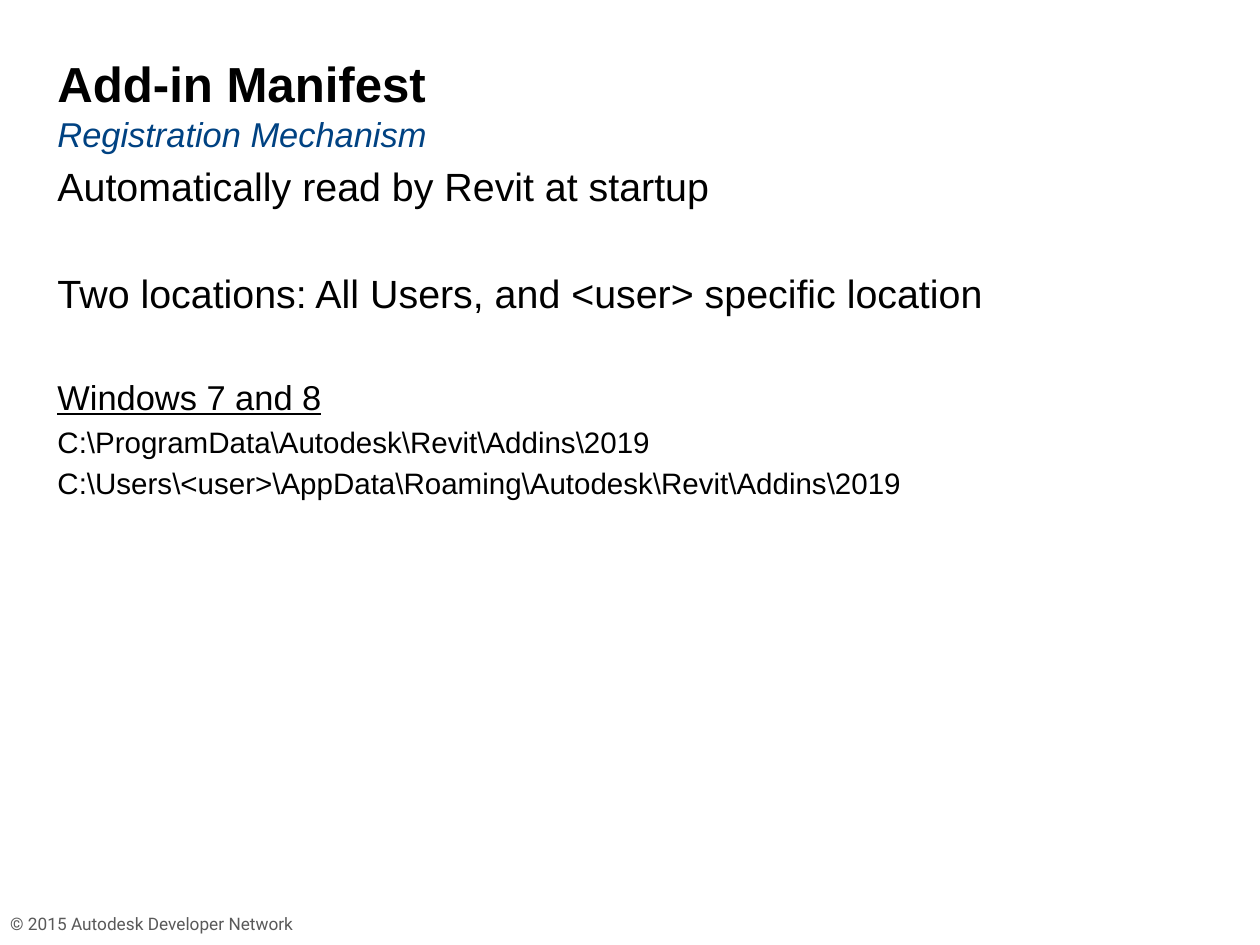
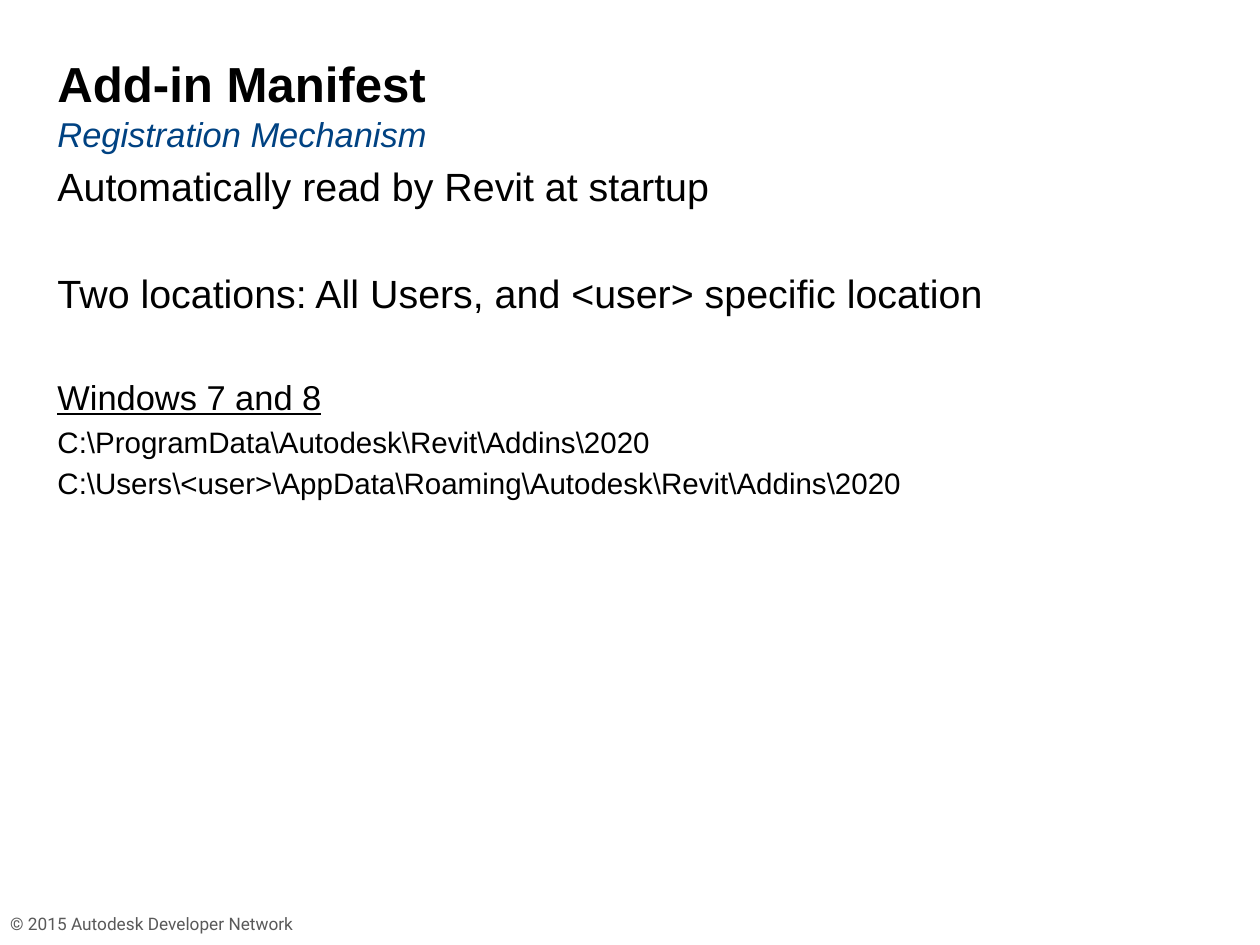
Before and after one commit to ADN-DevTech/RevitTrainingMaterial, a slide deck: slide 19 of Presentation/1_Revit_API_Intro.pptx. Drawn at 1260x945 pixels with LibreOffice and Linux fonts; fonts in the diff are those of the drawing; background and template pictures are left out. Boxes give left, top, right and bottom in pixels: in the first picture for what was removed or moved away, otherwise in the second. Text is boxed around its words. In the diff, an @@ line names an element or a change of style, - is before the commit and + after.

```diff
--- a/Presentation/1_Revit_API_Intro.pptx
+++ b/Presentation/1_Revit_API_Intro.pptx
@@ text at (57, 431, 900, 500): text changed @@
-C:\ProgramData\Autodesk\Revit\Addins\2019
-C:\Users\<user>\AppData\Roaming\Autodesk\Revit\Addins\2019
+C:\ProgramData\Autodesk\Revit\Addins\2020
+C:\Users\<user>\AppData\Roaming\Autodesk\Revit\Addins\2020
```
Also in this commit, not shown: 3 other slides changed, 22 other files.
